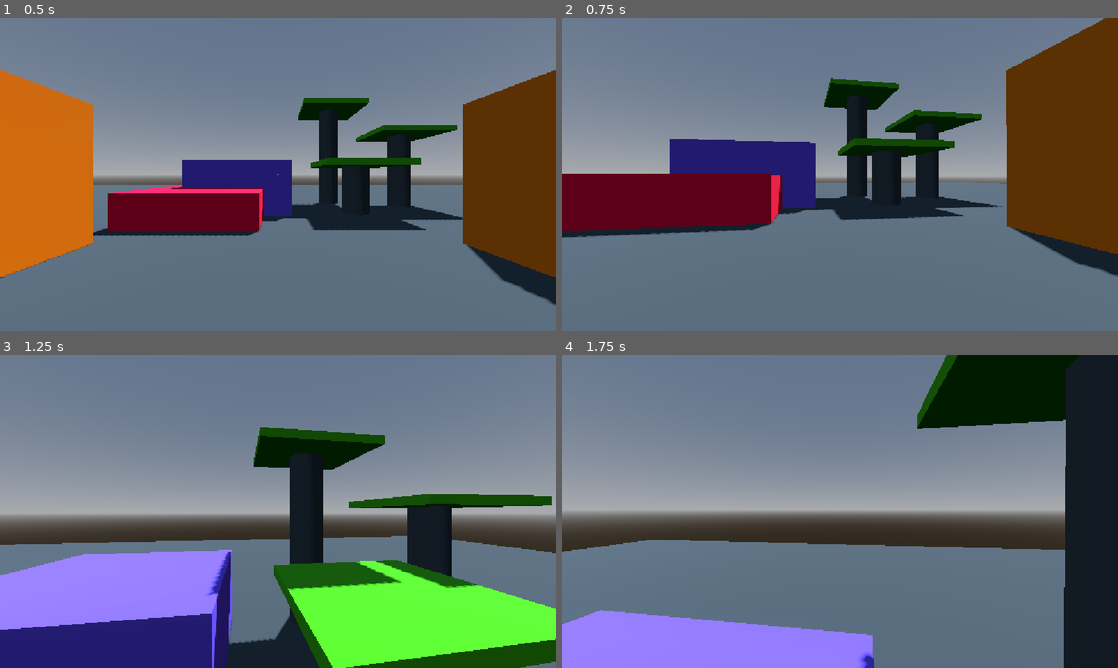
Above: before the commit, frames 1-4 (two rows, left to right).
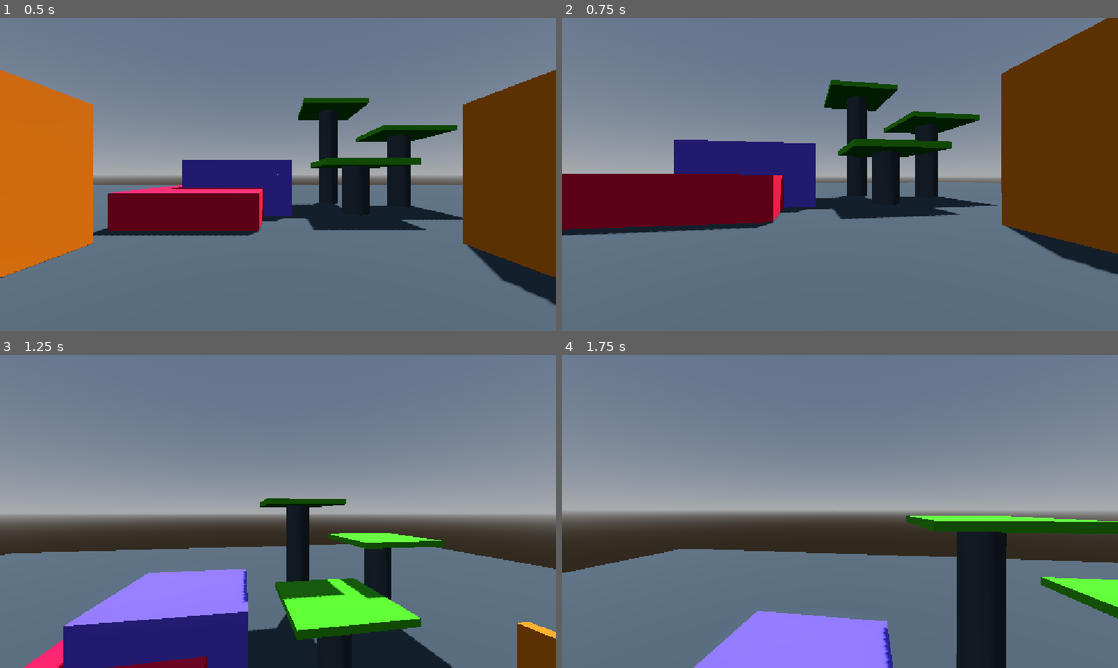
Above: after the commit, the same moments.

Repository: zednotfound/ultimate_godot
Game: Godot game, scene res://1_input/input_module.tscn
The game is run twice, just before and just after one commit, with the same random seed, the same clock (stepped at 60 frames per second) and the same inputs.
Inputs (mouse positions are in pixels of both pictures, inside the frame that each line leads up to):
- Up to frame 1 (0.5 s): no input
- Up to frame 2 (0.75 s): tap Enter at 0.5 s; move the mouse to (867, 174) at 0.52 s; hold W (move_forward) from 0.53 s (still down); tap Ctrl (crouch) at 0.6 s; click (867, 174) at 0.67 s
- Up to frame 3 (1.25 s): keep holding W (move_forward); tap Space (jump) at 0.77, 1.07 s; tap F (toggle_flight, bound only after the commit) at 0.8 s
- Up to frame 4 (1.75 s): keep holding W (move_forward); move the mouse to (812, 511) at 1.27 s; tap F (toggle_flight, bound only after the commit) at 1.35 s; tap Space (jump) at 1.52, 1.55 s

Frame 1 is identical in both runs. In frame 2, 2.1% of the frame differs, in the area x 0-100%, y 0-83%; in frame 3, 31%, in the area x 0-100%, y 23-100%; in frame 4, 30%.

Commit message:
Exercise 1.9 and 1.10

Diff:
--- a/0_sandbox/player/player.gd
+++ b/0_sandbox/player/player.gd
@@ -42,6 +42,7 @@
 		else:
 			player_animation.play("crouch")
 var was_on_floor := false
+var is_flying := false
 
 @onready var camera: Camera3D = $Camera3D
 @onready var camera_starting_fov := camera.fov
@@ -74,6 +75,19 @@
 			# Release the mouse if it is currently captured
 			Input.mouse_mode = Input.MOUSE_MODE_VISIBLE
 
+	if Input.is_action_just_pressed("toggle_flight"):
+		if is_flying:
+			is_flying = false
+		else:
+			is_flying = true
+			var flight_tween = create_tween()
+			flight_tween.set_ease(Tween.EASE_OUT)
+			flight_tween.set_trans(Tween.TRANS_QUAD)
+			flight_tween.tween_property(
+				self, "global_position", global_position + Vector3(0, 3.5, 0), 0.3
+			)
+			flight_tween.play()
+
 	# Get the movement input as a Vector2, X is the left/right input, Y is the forward/backward
 	var input_direction := Input.get_vector(
 		"move_left", "move_right", "move_forward", "move_backward"
@@ -83,38 +97,52 @@
 	# so that we move according to the controllers rotation
 	var new_move_dir := transform.basis * Vector3(input_direction.x, 0.0, input_direction.y)
 
-	set_movement_direction(new_move_dir)
+	if is_flying:
+		if Input.is_action_pressed("fly_up"):
+			new_move_dir += Vector3(0, 1, 0)
+
+		if Input.is_action_pressed("fly_down"):
+			new_move_dir += Vector3(0, -1, 0)
+
+	if not is_flying:
+		movement_direction = Vector3(new_move_dir.x, 0.0, new_move_dir.z).normalized()
+	else:
+		movement_direction = new_move_dir.normalized()
 	determine_player_move_speed()
 
-	# Charge up jump
-	if Input.is_action_just_pressed("jump"):
-		if can_jump():
-			camera.v_offset = -0.05
-		else:
-			air_jump()
-	if Input.is_action_pressed("jump") and can_jump():
-		jump_charge = min(jump_charge_time, jump_charge + delta)
-		camera.fov = camera_starting_fov + (jump_charge / jump_charge_time) * jump_camera_stretch
-	# Release charged jump
-	elif Input.is_action_just_released("jump") and can_jump():
-		if is_crouching:
-			is_crouching = false
-		var jump_force = (
-			min_jump_force + ((jump_charge / jump_charge_time) * (max_jump_force - min_jump_force))
-		)
-		jump(jump_force)
-		jump_charge = 0
-		camera.v_offset = 0
-		camera.fov = camera_starting_fov
-
-	# Crouch
-	if Input.is_action_just_pressed("crouch"):
-		is_crouching = not is_crouching
+	if not is_flying:
+		# Charge up jump
+		if Input.is_action_just_pressed("jump"):
+			if can_jump():
+				camera.v_offset = -0.05
+			else:
+				air_jump()
+		if Input.is_action_pressed("jump") and can_jump():
+			jump_charge = min(jump_charge_time, jump_charge + delta)
+			camera.fov = (
+				camera_starting_fov + (jump_charge / jump_charge_time) * jump_camera_stretch
+			)
+		# Release charged jump
+		elif Input.is_action_just_released("jump") and can_jump():
+			if is_crouching:
+				is_crouching = false
+			var jump_force = (
+				min_jump_force
+				+ ((jump_charge / jump_charge_time) * (max_jump_force - min_jump_force))
+			)
+			jump(jump_force)
+			jump_charge = 0
+			camera.v_offset = 0
+			camera.fov = camera_starting_fov
+
+		# Crouch
+		if Input.is_action_just_pressed("crouch"):
+			is_crouching = not is_crouching
 
 
 func _physics_process(delta: float) -> void:
-	# Apply gravity while the controller is not on the floor
-	if not is_on_floor():
+	# Apply gravity while the controller is not on the floor and not flying
+	if not is_on_floor() and not is_flying:
 		velocity.y -= gravity * delta
 
 	# Track last frame on the floor
@@ -132,19 +160,18 @@
 	if movement_direction.is_zero_approx():
 		drag = stop_drag
 
-	# Get the flat velocity -> no vertical velocity
-	var flat_velocity := Vector3(velocity.x, 0.0, velocity.z)
-
-	# Calculate the velocity and add it to the current velocity
-	var velocity_to_add: Vector3 = (
-		(movement_acceleration * movement_direction) - (flat_velocity * drag)
-	)
-	velocity += velocity_to_add
-
-	move_and_slide()
-
-	if debug_info:
-		print("[%s] Speed: %s" % [name, flat_velocity.length()])
+	if is_flying:
+		move_and_collide(movement_direction * max_speed * delta)
+	else:
+		# Get the flat velocity -> no vertical velocity
+		var flat_velocity := Vector3(velocity.x, 0.0, velocity.z)
+
+		# Calculate the velocity and add it to the current velocity
+		var velocity_to_add: Vector3 = (
+			(movement_acceleration * movement_direction) - (flat_velocity * drag)
+		)
+		velocity += velocity_to_add
+		move_and_slide()
 
 	# For pushing rigid bodies around
 	for i in get_slide_collision_count():
@@ -171,7 +198,7 @@
 # Determine if the player is able to jump
 func can_jump() -> bool:
 	#return is_on_floor()
-	return is_on_floor() or not jump_grace_timer.is_stopped()
+	return not is_flying and (is_on_floor() or not jump_grace_timer.is_stopped())
 
 
 # Apply the jump force to the player
@@ -183,7 +210,7 @@
 
 # Apply the mid-air jump force to the player
 func air_jump() -> void:
-	if not can_jump() and not is_on_floor() and air_jumps_remaining > 0:
+	if not is_flying and not can_jump() and not is_on_floor() and air_jumps_remaining > 0:
 		air_jumps_remaining -= 1
 		velocity.y = air_jump_force
 
@@ -198,13 +225,6 @@
 		set_new_max_speed(move_speed)
 
 
-# Utility function to set the movement direction
-func set_movement_direction(new_move_dir: Vector3) -> void:
-	# Get rid of any vertical direction and normalize the vector
-	# Normalizing it so that diagonal input doesn't move us faster
-	movement_direction = Vector3(new_move_dir.x, 0.0, new_move_dir.z).normalized()
-
-
 # Utility function to set a new maximum speed
 func set_new_max_speed(nms: float) -> void:
 	if max_speed != nms:
--- a/0_sandbox/player/player.tscn
+++ b/0_sandbox/player/player.tscn
@@ -159,6 +159,7 @@
 
 [node name="Player" type="CharacterBody3D" unique_id=69406656]
 script = ExtResource("1_87oom")
+move_speed = 6.5
 min_jump_force = 4.0
 max_jump_force = 10.0
 jump_charge_time = 0.5
@@ -181,7 +182,7 @@
 current = true
 
 [node name="JumpGraceTimer" type="Timer" parent="." unique_id=149254230]
-wait_time = 0.16
+wait_time = 0.2
 one_shot = true
 ignore_time_scale = true
 
--- a/project.godot
+++ b/project.godot
@@ -67,6 +67,21 @@
 "events": [Object(InputEventKey,"resource_local_to_scene":false,"resource_name":"","device":-1,"window_id":0,"alt_press …(195 unchanged characters)…
 ]
 }
+fly_up={
+"deadzone": 0.2,
+"events": [Object(InputEventKey,"resource_local_to_scene":false,"resource_name":"","device":-1,"window_id":0,"alt_pressed":false,"shift_pressed":false,"ctrl_pressed":false,"meta_pressed":false,"pressed":false,"keycode":0,"physical_keycode":32,"key_label":0,"unicode":32,"location":0,"echo":false,"script":null)
+]
+}
+fly_down={
+"deadzone": 0.2,
+"events": [Object(InputEventKey,"resource_local_to_scene":false,"resource_name":"","device":-1,"window_id":0,"alt_pressed":false,"shift_pressed":false,"ctrl_pressed":false,"meta_pressed":false,"pressed":false,"keycode":0,"physical_keycode":4194326,"key_label":0,"unicode":0,"location":0,"echo":false,"script":null)
+]
+}
+toggle_flight={
+"deadzone": 0.2,
+"events": [Object(InputEventKey,"resource_local_to_scene":false,"resource_name":"","device":-1,"window_id":0,"alt_pressed":false,"shift_pressed":false,"ctrl_pressed":false,"meta_pressed":false,"pressed":false,"keycode":0,"physical_keycode":70,"key_label":0,"unicode":102,"location":0,"echo":false,"script":null)
+]
+}
 
 [physics]
 
